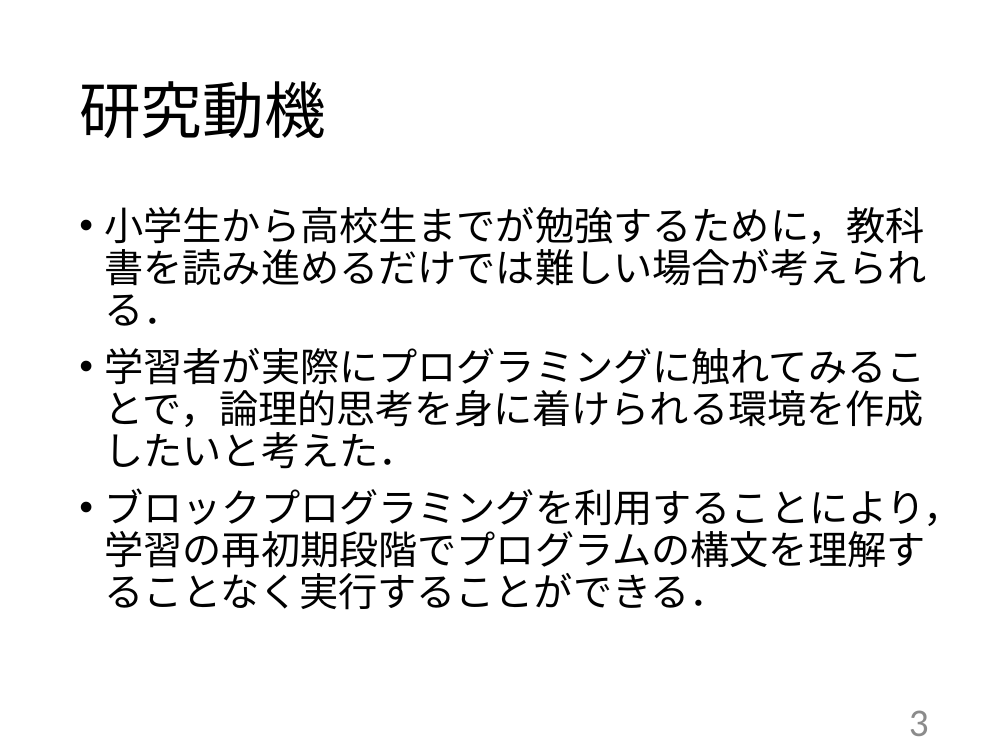
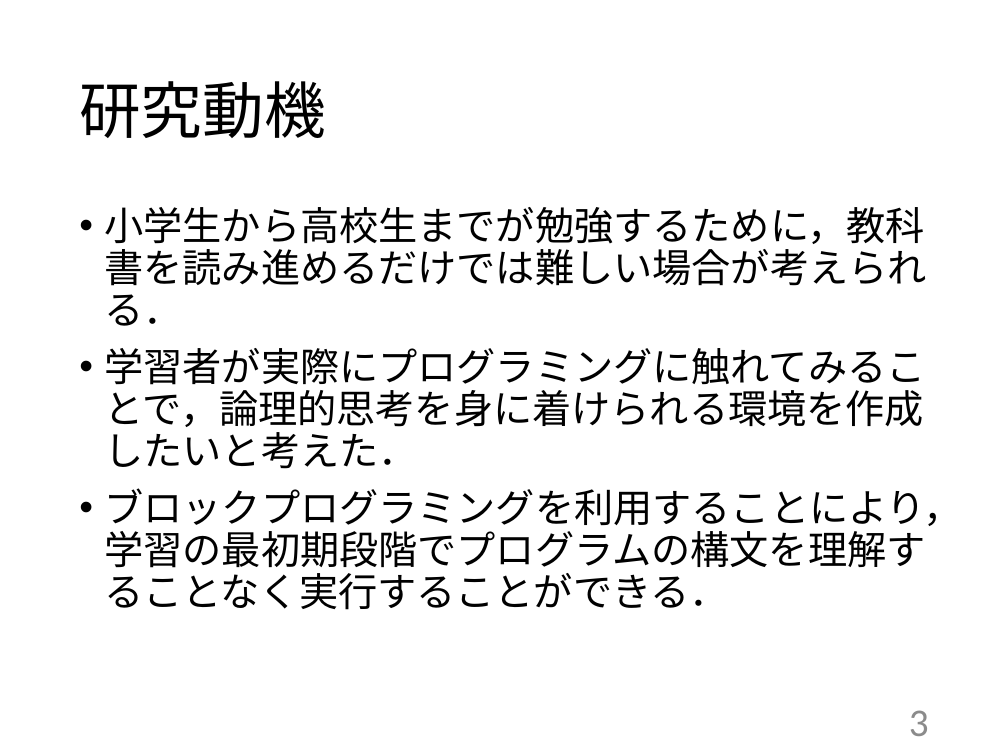
Before and after one commit to kait-takanolab/1821121-shimaoka-thesis, a slide deck: slide 3 of 1821121_shimaoka_tyuukan.pptx. Drawn at 1008x756 pixels with LibreOffice and Linux fonts; fonts in the diff are those of the drawing. Boxes give left, top, right and bottom in pixels: in the first picture for what was removed or moved away, otherwise in the second. Text is boxed around its words. In the diff, an @@ line names an element or a change of style, - is before the commit and + after.

```diff
--- a/1821121_shimaoka_tyuukan.pptx
+++ b/1821121_shimaoka_tyuukan.pptx
@@ text at [105, 488, 963, 610]: text changed @@
-• ブロックプログラミングを利用することにより，学習の再初期段階でプログラムの構文を理解することなく実行することができる．
+• ブロックプログラミングを利用することにより，学習の最初期段階でプログラムの構文を理解することなく実行することができる．
```
Also in this commit, not shown: 7 other slides changed.
